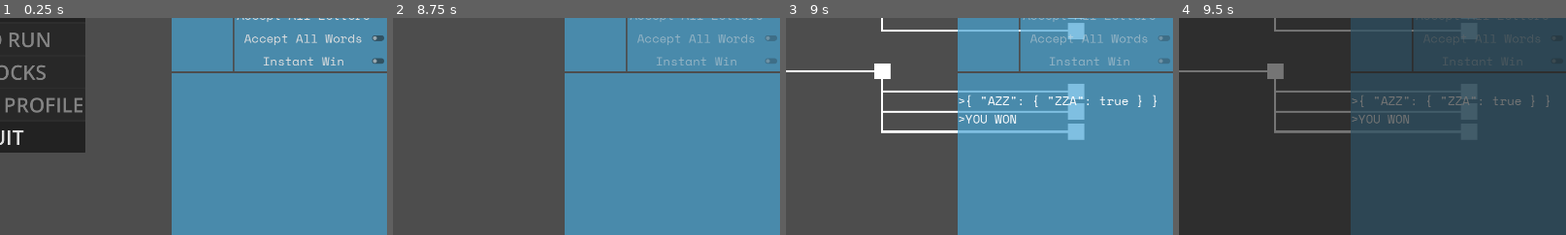
Above: before the commit, frames 1-4 (left to right).
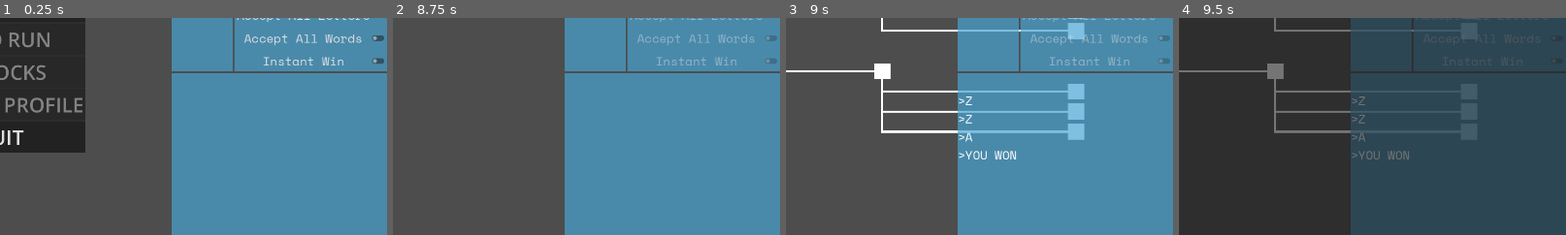
Above: after the commit, the same moments.

Repository: LucasMc17/CRYPTr
Game: Godot game, scene res://root.tscn
Same seed, same stepped clock (60 frames per second), same inputs: the game is played once before the commit and once after it.
Inputs (mouse positions are % of the whole screen's width and height, from its top left):
- Up to frame 1 (0.25 s): no input
- Up to frame 2 (8.75 s): click (86, 98) at 0.52 s; type "12" at 0.6 s; click "NEW RUN" at 1.25 s; click "Accept All Letters" at 2 s; click "Accept All Letters" at 2.75 s; click "Accept All Words" at 3.5 s; click "Accept All Words" at 4.25 s; click "God Mode" at 5 s; tap Enter (enter) at 5.75, 5.85, 7.25, 7.35 s; move the mouse to (12, 2) at 5.77 s; hold Up (up) 5.78-6.53 s; click (12, 2) at 5.92 s; tap Space at 6.5, 8 s; move the mouse to (25, 75) at 6.52 s; hold Backspace (backspace) 6.53-7.28 s; tap Z at 6.6, 8.1 s; click (25, 75) at 6.67 s; move the mouse to (29, 75) at 7.27 s; hold Up (up) from 7.28 s (still down); click (29, 75) at 7.42 s; move the mouse to (32, 75) at 8.02 s; click (32, 75) at 8.17 s
- Up to frame 3 (9 s): tap Enter (enter) at 8.75, 8.85 s; move the mouse to (35, 75) at 8.77 s; release Up (up) at 8.78 s; hold A from 8.78 s (still down); click (35, 75) at 8.92 s
- Up to frame 4 (9.5 s): keep holding A; tap Escape (escape) at 9.4 s
The pictures show only the part of the screen within x 50-100%, y 41-91%; the shares and areas given below are measured in that part.

Frames 1-2 are identical in both runs. In frame 3, 1.2% of the frame differs, in the area x 44-96%, y 35-66%; in frame 4, 0.9%.

Commit message:
proof of concept for triggers listening for global events

Diff:
--- a/globals/events.gd
+++ b/globals/events.gd
@@ -7,20 +7,23 @@
 ## Emitted when the player clicks the new run button
 signal new_run_started()
 
-## Emitted when the player clicks into a new match from the map screen
-signal match_started(encounter : EncounterRes)
+## Emitted when the player clicks into a new match from the map screen.
+## Pass with an object matching this signature: { "encounter": EncounterRes }
+signal match_started(params : Dictionary[StringName, EncounterRes])
 
 ## Emitted when the player wins a match, typically combined with return_to_map
 signal match_won()
 
-## Emitted when the player leaves an encounter and returns to the map
-signal return_to_map(new_map : bool)
+## Emitted when the player leaves an encounter and returns to the map.
+## Pass with an object matching this signature: { "new_map": bool }
+signal return_to_map(params : Dictionary[StringName, bool])
 
 ## Emitted when a match is lost, forfeiting the run
 signal run_lost()
 
-## Emitted when a run is paused
-signal paused(menu_screen : StringName)
+## Emitted when a run is paused.
+## Pass with an object matching this signature: { "menu_screen": StringName }
+signal paused(params : Dictionary[StringName, StringName])
 
 ## Emitted when a run is unpaused
 signal unpaused()
@@ -30,8 +33,13 @@
 
 # ENCOUNTER LIFECYCLE
 
-## Emitted when the user left clicks on a cryptograph
-signal cryptograph_discarded(cryptograph_scene : Cryptograph)
+## Emitted when the user left clicks on a cryptograph.
+## Pass with an object matching this signature: { "cryptograph_scene": Cryptograph }
+signal cryptograph_discarded(params : Dictionary[StringName, Cryptograph])
+
+## Emitted on each letter of the scored word in sequence.
+## Pass with an object matching this signature: { "letter": StringName }
+signal letter_scored(params : Dictionary[StringName, StringName])
 
 # DEBUG COMMANDS
 
--- /dev/null
+++ b/resources/triggers/play_triggers/on_letter_triggers/on_letter_trigger.gd
@@ -0,0 +1,16 @@
+class_name OnLetterTrigger
+extends Trigger
+
+## The letter this Trigger listens for.
+var letter := "A"
+
+func _init(trigger_letter):
+	letter = trigger_letter
+	events_signal = "letter_scored"
+	super()
+
+
+func filter(params : Dictionary) -> bool:
+	if params.has("letter") and params.letter == letter:
+		return true
+	return false
--- /dev/null
+++ b/resources/triggers/play_triggers/on_letter_triggers/on_u_trigger.tscn
@@ -0,0 +1,7 @@
+[gd_scene load_steps=2 format=3 uid="uid://p8phbl4h0ed4"]
+
+[ext_resource type="Script" uid="uid://dgm8u3kfmd6cq" path="res://resources/triggers/play_triggers/on_letter_triggers/on_letter_trigger.gd" id="1_qyfww"]
+
+[node name="OnUTrigger" type="Node"]
+script = ExtResource("1_qyfww")
+metadata/_custom_type_script = "uid://dgm8u3kfmd6cq"
--- /dev/null
+++ b/resources/triggers/trigger.gd
@@ -0,0 +1,29 @@
+@abstract class_name Trigger
+extends Node
+## Custom resource representing a trigger to be paired with at least one Effect to create a SubRoutine.
+##
+## Represents only the event that should activate the trigger (exact signal name form global Events file)
+## and the cost of activating.
+
+## The Trigger's name.
+var trigger_name : String
+## The signal which this Trigger listens for.
+var events_signal : String
+## The memory cost of installing this Trigger.
+var cost := 1
+
+func _init():
+	if Events.has_signal(events_signal):
+		Events[events_signal].connect(_on_triggered)
+
+
+## Called whenever the designated signal (events_signal) is received to determine if the effects should be triggered.
+## Returns true if effects should fire.
+@abstract func filter(params : Dictionary) -> bool
+
+
+## Signal listener function that runs when the triggers designated signal is received.
+func _on_triggered(params : Dictionary) -> void:
+	if !filter(params):
+		return
+	DebugNode.print('triggered!')
--- a/slices/run/run_screen.gd
+++ b/slices/run/run_screen.gd
@@ -21,19 +21,20 @@
 		if paused:
 			Events.unpaused.emit()
 		else:
-			Events.paused.emit("Menu")
+			Events.paused.emit({"menu_screen": "Menu"})
 
 
-func _on_match_started(encounter) -> void:
+func _on_match_started(params : Dictionary) -> void:
+	var encounter = params.encounter
 	_run_switcher.transition('Encounter', {"encounter": encounter})
 
 
-func _on_map_returned(new_map := false) -> void:
-	_run_switcher.transition('Map', { "new_map": new_map })
+func _on_map_returned(params : Dictionary) -> void:
+	_run_switcher.transition('Map', params)
 
 
-func _on_run_paused(menu_screen : StringName) -> void:
-	_pause_switcher.transition("Pause", {"starting_menu": menu_screen})
+func _on_run_paused(params : Dictionary) -> void:
+	_pause_switcher.transition("Pause", params)
 	paused = true
 	get_tree().paused = true
 
--- a/slices/run/states/encounter/encounter.gd
+++ b/slices/run/states/encounter/encounter.gd
@@ -23,6 +23,8 @@
 @onready var _score_preview := %ScorePreview
 
 func _ready():
+	var on_e_trigger = OnLetterTrigger.new("E")
+
 	# Events.cryptograph_right_clicked.connect(_on_cryptograph_right_clicked)
 	Events.command_win.connect(func (_params): _win())
 	Events.command_lose.connect(func (_params): _lose())
@@ -72,7 +74,7 @@
 		get_tree().quit(0)
 	else:
 		Events.match_won.emit()
-		Events.return_to_map.emit(false)
+		Events.return_to_map.emit({"new_map": false})
 
 
 ## Signals that the encounter was lost, and ends the run.
@@ -85,11 +87,14 @@
 		Events.run_lost.emit()
 
 
+# TODO: A lot of this is going to change so we can iterate through a scored word with animations and sound effects. The score preview too.
 ## Enters the currently inputted word, assuming it is valid.
 func _enter_word() -> void:
 	if _scoring.score_object.valid:
 		Player.add_anagram(_word.text)
-		DebugNode.print(Player.anagrams)
+		for letter in _word.text:
+			DebugNode.print(letter)
+			Events.letter_scored.emit({ "letter": letter })
 		if DebugNode.instawin:
 			_win()
 			return
@@ -128,7 +133,7 @@
 
 func _on_hand_discarded(cryptograph : Cryptograph):
 	if _discards > 0:
-		Events.cryptograph_discarded.emit(cryptograph)
+		Events.cryptograph_discarded.emit({ "cryptograph_scene": cryptograph })
 		_hand.discard(cryptograph)
 		_word.clear()
 		_scoring.update_score_object(_word.text, _hand)
--- a/slices/run/states/map/scenes/map_instance.gd
+++ b/slices/run/states/map/scenes/map_instance.gd
@@ -46,7 +46,7 @@
 				branch.bypass()
 
 	Player.current_encounter = map_node.encounter_resource
-	Events.match_started.emit(map_node.encounter_resource)
+	Events.match_started.emit({"encounter": map_node.encounter_resource})
 	_root_node.update_colors()
 
 
Not shown, added: resources/triggers/play_triggers/on_letter_triggers/on_letter_trigger.gd.uid
Not shown, added: resources/triggers/trigger.gd.uid
